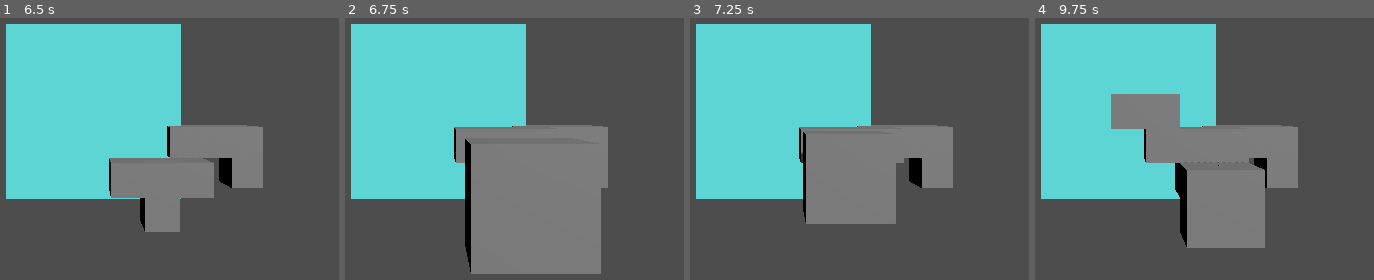
Above: before the commit, frames 1-4 (left to right).
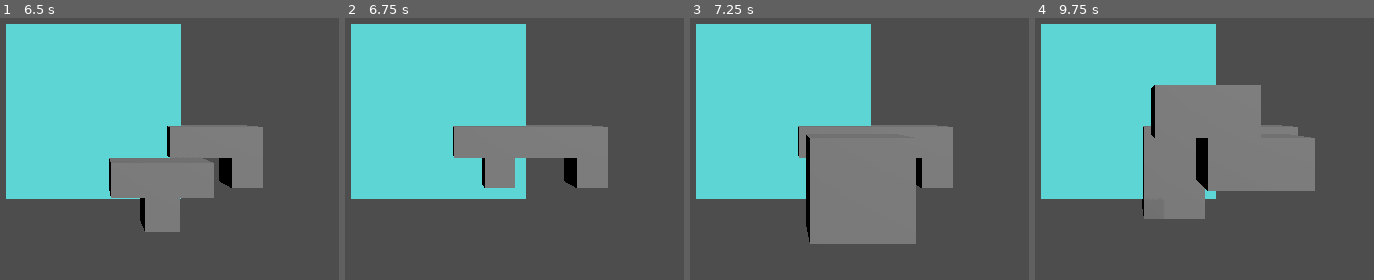
Above: after the commit, the same moments.

Repository: tuvshinerdene1/GameDevCourse2025
Game: Godot game, scene res://main.tscn
Two runs of this game, one before a commit and one after it. Both use one fixed random seed, a clock stepped at 60 frames per second and the inputs below.
Inputs:
- Up to frame 1 (6.5 s): tap Enter at 0.5, 2.75, 4.25 s; hold Right (move_right) 0.53-1.28 s; hold Space (boost) 0.53-1.28 s; hold Down (move_down) 1.28-2.03 s; tap Space (boost) at 1.35, 2, 2.85, 3.5, 4.35, 5, 5.85 s; hold Right (move_right) 2.03-2.78 s; hold Space (boost) 2.03-2.78 s; hold Up (move_up) 2.78-3.53 s; hold Space (boost) 3.53-4.28 s; hold Left (move_left) 3.53-5.03 s; hold Down (move_down) 5.03-5.78 s; hold Space (boost) 5.03-5.78 s; hold Right (move_right) from 5.78 s (still down)
- Up to frame 2 (6.75 s): release Right (move_right) at 6.53 s; hold Up (move_up) from 6.53 s (still down); hold Space (boost) from 6.53 s (still down)
- Up to frame 3 (7.25 s): keep holding Up (move_up); keep holding Space (boost)
- Up to frame 4 (9.75 s): release Up (move_up) at 7.28 s; release Space (boost) at 7.28 s; hold Right (move_right) 7.28-8.03 s; tap Space (boost) at 7.35, 8.85 s; hold Down (move_down) 8.03-8.78 s; hold Space (boost) 8.03-8.78 s; hold Left (move_left) 8.78-9.53 s; hold Up (move_up) from 9.53 s (still down); hold Space (boost) from 9.53 s (still down)

Frame 1 is identical in both runs. In frame 2, 16% of the frame differs, in the area x 31-76%, y 41-98%; in frame 3, 4.7%; in frame 4, 15%.

Commit message:
grid_management is separate class now

Diff:
--- a/3d-tetris/main.gd
+++ b/3d-tetris/main.gd
@@ -9,11 +9,12 @@
 	preload("res://blocks/TShape.tscn"),
 	preload("res://blocks/ZShape.tscn")
 ]
-var block = preload('res://blocks/block.tscn')
+
+var grid_management = null
+
 var instance = null
 var spawnPoint
 var move_vector = Vector3(0,-1,0)
-var grid_size = 10
 var time_since_last_move: float = 0.0
 var time_since_last_move_hor: float = 0.0
 var move_interval: float = 0.0
@@ -22,6 +23,8 @@
 var grid_width = 10000
 var grid_height = 10000
 var grid_depth = 10000
+var grid_size = 10
+
 
 # Called when the node enters the scene tree for the first time.
 func _ready() -> void:
@@ -40,23 +43,24 @@
 	instance = shapes[randi()%shapes.size()].instantiate()
 	spawnPoint = get_node("spawnPoint")
 	add_child(instance)
+	grid_management = GridManager.new(grid_width, grid_height, grid_depth,grid_size,instance)
 	instance.global_position = spawnPoint.global_position
 	instance.hit.connect(on_block_hit)
 	time_since_last_move = 0.0
 	time_since_last_move_hor = 0.0
-	var spawn_positions = get_piece_grid_positions(instance)
-	if is_any_grid_position_occupied(spawn_positions):
+	var spawn_positions = grid_management.get_piece_grid_positions(instance)
+	if grid_management.is_any_grid_position_occupied(spawn_positions):
 		print("Game Over: Spawn point blocked!")
 		get_tree().reload_current_scene()  # Simple game over: restart scene
 
 
 func on_block_hit():
-	print("block has hit something")
+	print("block h as hit something")
 	_stop_block()
 
 func _stop_block():
 	# Lock the shape in place by adding all its grid positions
-	for grid_pos in get_piece_grid_positions(instance):
+	for grid_pos in grid_management.get_piece_grid_positions(instance):
 		grid[grid_pos] = true
 	_spawn_block()
 
@@ -67,7 +71,7 @@
 		current_move_interval /= boost_multiplier
 	if time_since_last_move >= current_move_interval:
 		var new_pos = instance.global_position + move_vector * grid_size
-		if can_move_to(new_pos):
+		if grid_management.can_move_to(new_pos):
 			instance.global_position = new_pos
 			time_since_last_move = 0
 		else:
@@ -90,44 +94,10 @@
 		elif Input.is_action_just_pressed("move_left"):
 			new_pos += Vector3(-1, 0, 0) * grid_size
 			moved = true
-		if moved and can_move_to(new_pos):
+		if moved and grid_management.can_move_to(new_pos):
 			instance.global_position = new_pos
 			time_since_last_move_hor = 0
 
 func _clear():
 	if instance != null:
 		instance = null
-
-
-#Helper functions for grid management
-func snap_to_grid(pos:Vector3) ->Vector3:
-	var grid_pos = grid_position(pos)
-	return Vector3(grid_pos.x,grid_pos.y, grid_pos.z)*grid_size
-
-func grid_position(pos:Vector3)->Vector3i:
-	return Vector3i(round(pos.x/grid_size), round(pos.y/grid_size),round(pos.z/grid_size))
-
-func get_piece_grid_positions(piece:Node3D) -> Array:
-	var positions = []
-	var piece_pos = grid_position(piece.global_position)
-	for child in piece.get_children():
-		if child is Node3D:
-			var local_pos = grid_position(child.global_position - piece.global_position)
-			positions.append(piece_pos + local_pos)
-	return positions
-func is_any_grid_position_occupied(grid_positions: Array) -> bool:
-	for pos in grid_positions:
-		if grid.has(pos):
-			return true
-	return false
-
-func can_move_to(new_pos: Vector3) -> bool:
-	var grid_positions = get_piece_grid_positions(instance)
-	var offset = grid_position(new_pos) - grid_position(instance.global_position)
-	for i in range(grid_positions.size()):
-		var new_grid_pos = grid_positions[i] + offset
-		if new_grid_pos.y < 0 or new_grid_pos.y >= grid_height or new_grid_pos.x < 0 or new_grid_pos.x >= grid_width or new_grid_pos.z < 0 or new_grid_pos.z >= grid_depth:
-			return false
-		if grid.has(new_grid_pos) and not grid_positions.has(new_grid_pos):
-			return false
-	return true
--- /dev/null
+++ b/3d-tetris/scripts/block_movement.gd
@@ -0,0 +1,56 @@
+class_name BlockMovement extends Node
+
+@export var speed: float = 1
+@export var move_interval_hor: float = 0.2
+@export var boost_multiplier: float = 1.5
+var move_vector = Vector3(0, -1, 0)
+var grid_size = 10
+var time_since_last_move: float = 0.0
+var time_since_last_move_hor: float = 0.0
+var move_interval: float = 0.0
+var instance = null
+var grid_manager: GridManager = null
+
+func _ready() -> void:
+	grid_manager = get_parent().get_node("GridManager")
+	instance = get_parent().instance
+	move_interval = 1 / speed
+
+func _process(delta: float) -> void:
+	if instance != null:
+		_move_horizontally(delta)
+		_move(delta)
+
+func _move(delta):
+	time_since_last_move += delta
+	var current_move_interval = move_interval
+	if Input.is_action_pressed("boost"):
+		current_move_interval /= boost_multiplier
+	if time_since_last_move >= current_move_interval:
+		var new_pos = instance.global_position + move_vector * grid_size
+		if grid_manager.can_move_to(new_pos, instance):
+			instance.global_position = new_pos
+			time_since_last_move = 0
+		else:
+			get_parent().on_block_hit()
+
+func _move_horizontally(delta):
+	time_since_last_move_hor += delta
+	if time_since_last_move_hor >= move_interval_hor:
+		var moved = false
+		var new_pos = instance.global_position
+		if Input.is_action_just_pressed("move_down"):
+			new_pos += Vector3(0, 0, 1) * grid_size
+			moved = true
+		elif Input.is_action_just_pressed("move_up"):
+			new_pos += Vector3(0, 0, -1) * grid_size
+			moved = true
+		elif Input.is_action_just_pressed("move_right"):
+			new_pos += Vector3(1, 0, 0) * grid_size
+			moved = true
+		elif Input.is_action_just_pressed("move_left"):
+			new_pos += Vector3(-1, 0, 0) * grid_size
+			moved = true
+		if moved and grid_manager.can_move_to(new_pos, instance):
+			instance.global_position = new_pos
+			time_since_last_move_hor = 0
--- /dev/null
+++ b/3d-tetris/scripts/grid_managements.gd
@@ -0,0 +1,48 @@
+class_name GridManager extends Node
+
+var grid = {}
+var grid_width = 10
+var grid_height = 10
+var grid_depth = 10
+var grid_size = 10
+var instance = null
+
+func _init(grid_width, grid_height, grid_depth, grid_size, instance):
+	self.grid_width = grid_width
+	self.grid_height = grid_height
+	self.grid_depth = grid_depth
+	self.grid_size = grid_size
+	self.instance = instance
+
+func snap_to_grid(pos: Vector3) -> Vector3:
+	var grid_pos = grid_position(pos)
+	return Vector3(grid_pos.x, grid_pos.y, grid_pos.z) * grid_size
+
+func grid_position(pos: Vector3) -> Vector3i:
+	return Vector3i(round(pos.x / grid_size), round(pos.y / grid_size), round(pos.z / grid_size))
+
+func get_piece_grid_positions(piece: Node3D) -> Array:
+	var positions = []
+	var piece_pos = grid_position(piece.global_position)
+	for child in piece.get_children():
+		if child is Node3D:
+			var local_pos = grid_position(child.global_position - piece.global_position)
+			positions.append(piece_pos + local_pos)
+	return positions
+
+func is_any_grid_position_occupied(grid_positions: Array) -> bool:
+	for pos in grid_positions:
+		if grid.has(pos):
+			return true
+	return false
+
+func can_move_to(new_pos: Vector3) -> bool:
+	var grid_positions = get_piece_grid_positions(instance)
+	var offset = grid_position(new_pos) - grid_position(instance.global_position)
+	for i in range(grid_positions.size()):
+		var new_grid_pos = grid_positions[i] + offset
+		if new_grid_pos.y < 0 or new_grid_pos.y >= grid_height or new_grid_pos.x < 0 or new_grid_pos.x >= grid_width or new_grid_pos.z < 0 or new_grid_pos.z >= grid_depth:
+			return false
+		if grid.has(new_grid_pos) and not grid_positions.has(new_grid_pos):
+			return false
+	return true
Not shown, added: 3d-tetris/scripts/block_movement.gd.uid
Not shown, added: 3d-tetris/scripts/grid_managements.gd.uid
